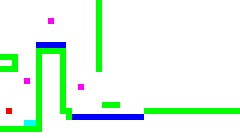
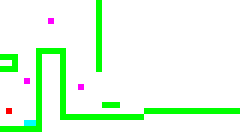
The second 240x138 image is a revision of the first. Changes to its layers:
painted on "Layer #1" over <box>36,42,144,120</box>
